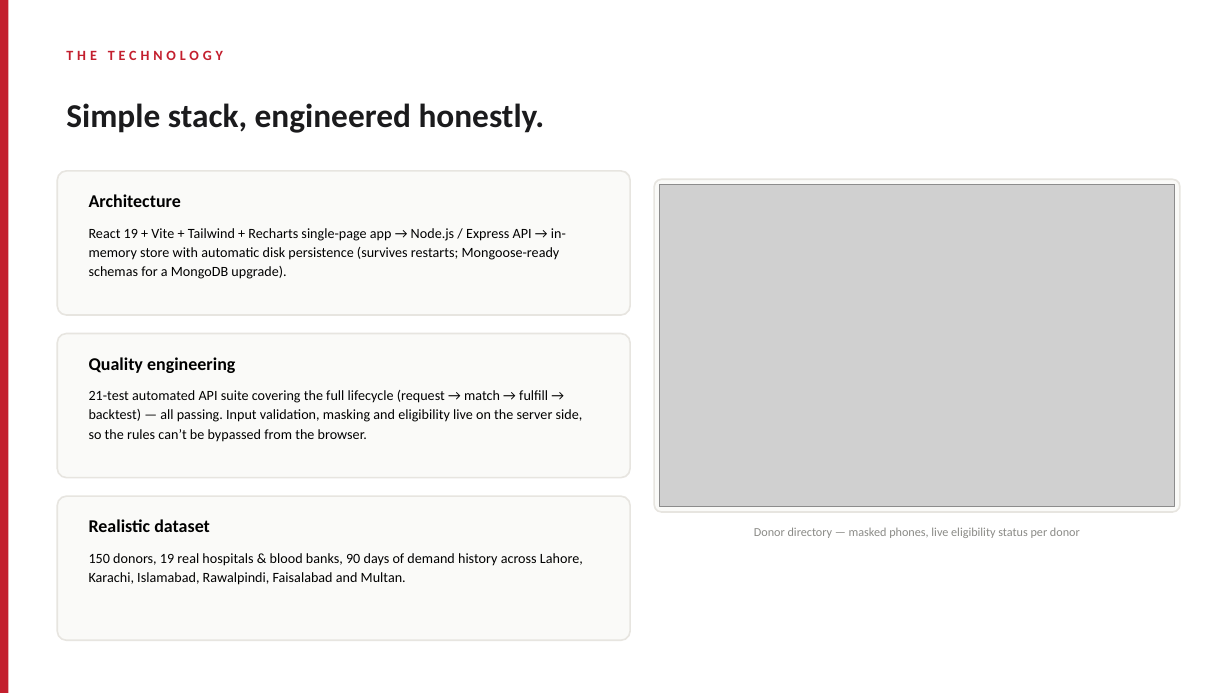
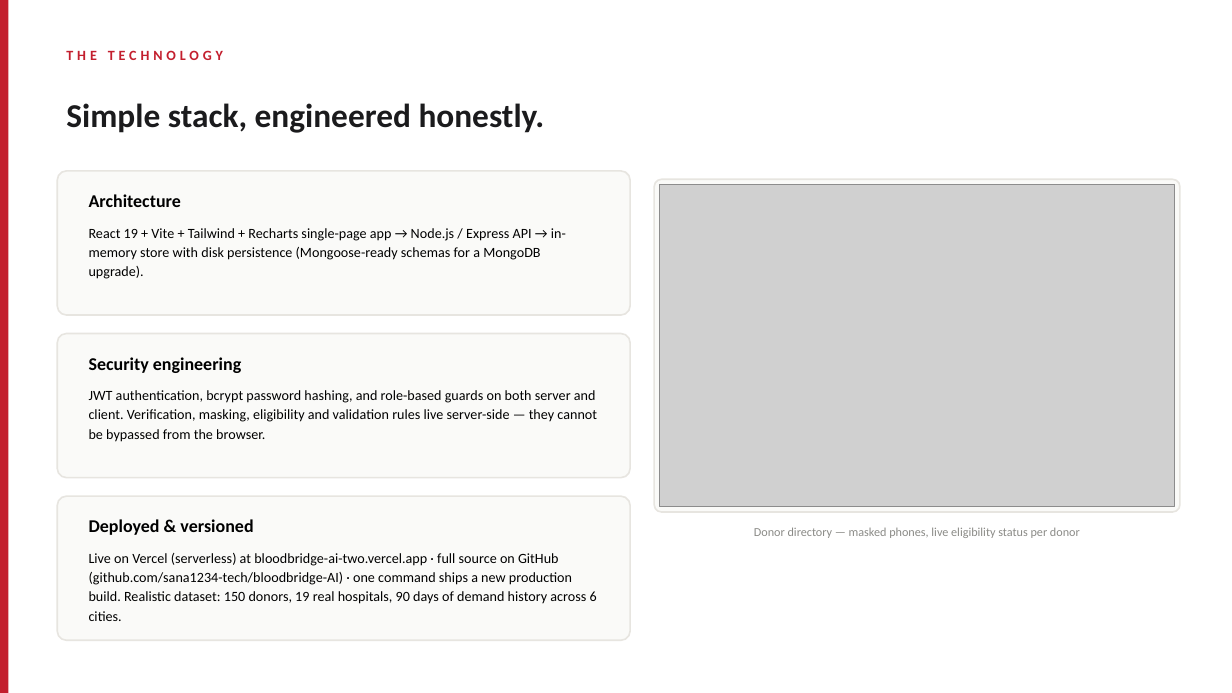
Before and after one commit to sana1234-tech/bloodbridge-AI, a slide deck: slide 9 of presentation/BloodBridge-AI-Presentation.pptx (slide 8 before the commit). Drawn at 1232x693 pixels with LibreOffice and Linux fonts; fonts in the diff are those of the drawing; grey boxes stand for pictures. Boxes give left, top, right and bottom in pixels: in the first picture for what was removed or moved away, otherwise in the second. Text is boxed around its words. In the diff, an @@ line names an element or a change of style, - is before the commit and + after.

Commit message:
Rebuild project presentation: 11 slides with auth, verification, health screening, privacy and live deployment; fresh production screenshots; backdate seeded donor registration

```diff
--- a/presentation/BloodBridge-AI-Presentation.pptx
+++ b/presentation/BloodBridge-AI-Presentation.pptx
@@ text at (89, 228, 566, 279): text changed @@
-React 19 + Vite + Tailwind + Recharts single-page app → Node.js / Express API → in-memory store with automatic disk persistence (survives restarts; Mongoose-ready schemas for a MongoDB upgrade).
+React 19 + Vite + Tailwind + Recharts single-page app → Node.js / Express API → in-memory store with disk persistence (Mongoose-ready schemas for a MongoDB upgrade).
@@ text at (89, 357, 241, 373): text changed @@
-Quality engineering
+Security engineering
@@ text at (89, 390, 597, 442): text changed @@
-21-test automated API suite covering the full lifecycle (request → match → fulfill → backtest) — all passing. Input validation, masking and eligibility live on the server side, so the rules can’t be bypassed from the browser.
+JWT authentication, bcrypt password hashing, and role-based guards on both server and client. Verification, masking, eligibility and validation rules live server-side — they cannot be bypassed from the browser.
@@ text at (89, 519, 253, 535): text changed @@
-Realistic dataset
+Deployed & versioned
@@ text at (89, 553, 597, 621): text changed @@
-150 donors, 19 real hospitals & blood banks, 90 days of demand history across Lahore, Karachi, Islamabad, Rawalpindi, Faisalabad and Multan.
+Live on Vercel (serverless) at bloodbridge-ai-two.vercel.app · full source on GitHub (github.com/sana1234-tech/bloodbridge-AI) · one command ships a new production build. Realistic dataset: 150 donors, 19 real hospitals, 90 days of demand history across 6 cities.
```
Also in this commit, not shown: 8 other slides changed, 1 slide added, 9 other files.
